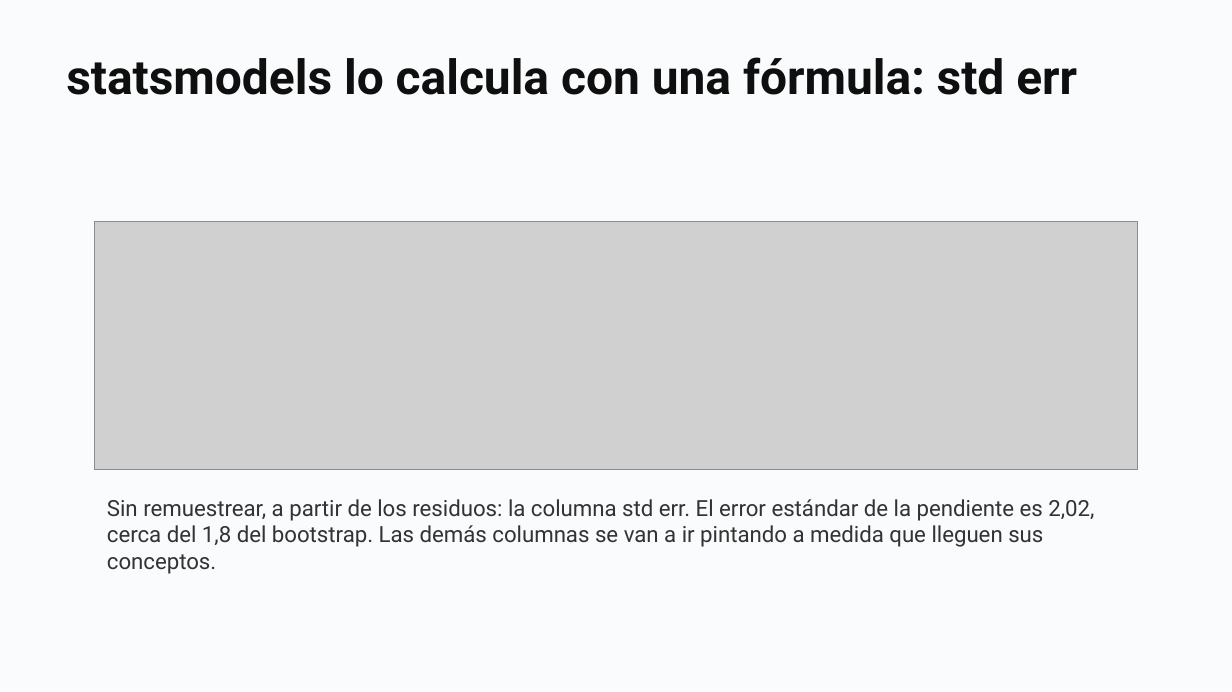
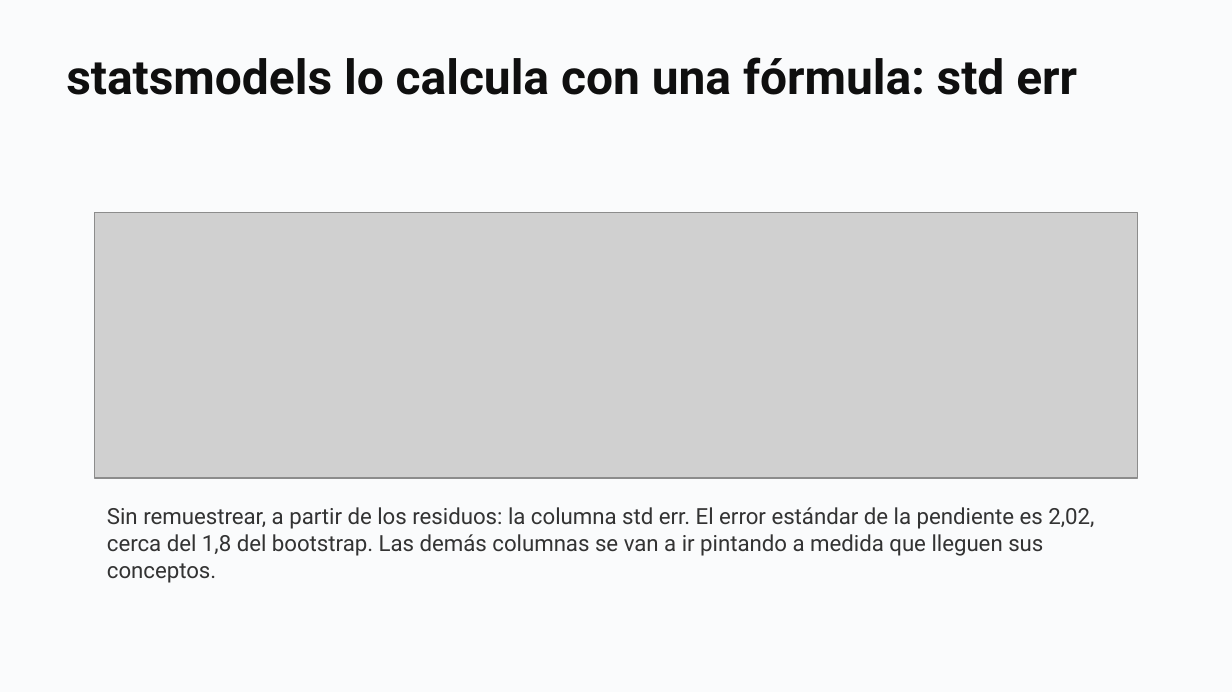
Before and after one commit to daniopitz/diplomado-cdd, a slide deck: slide 26 of presentaciones/clase05_probabilidad_inferencia.pptx (slide 25 before the commit). Drawn at 1232x692 pixels with LibreOffice and Linux fonts; fonts in the diff are those of the drawing; grey boxes stand for pictures. Boxes give left, top, right and bottom in pixels: in the first picture for what was removed or moved away, otherwise in the second. Text is boxed around its words. In the diff, an @@ line names an element or a change of style, - is before the commit and + after.

```diff
--- a/presentaciones/clase05_probabilidad_inferencia.pptx
+++ b/presentaciones/clase05_probabilidad_inferencia.pptx
@@ picture: place and size @@
-picture at bbox=[94, 222, 1137, 469]
+picture at bbox=[94, 213, 1137, 478]
@@ text "Sin remuestrear, a partir de ...": place and size @@
-text "Sin remuestrear, a partir de ..." at bbox=[107, 499, 1094, 574]
+text "Sin remuestrear, a partir de ..." at bbox=[107, 507, 1094, 583]
```
Also in this commit, not shown: 12 other slides changed, 1 slide added, 3 other files.
